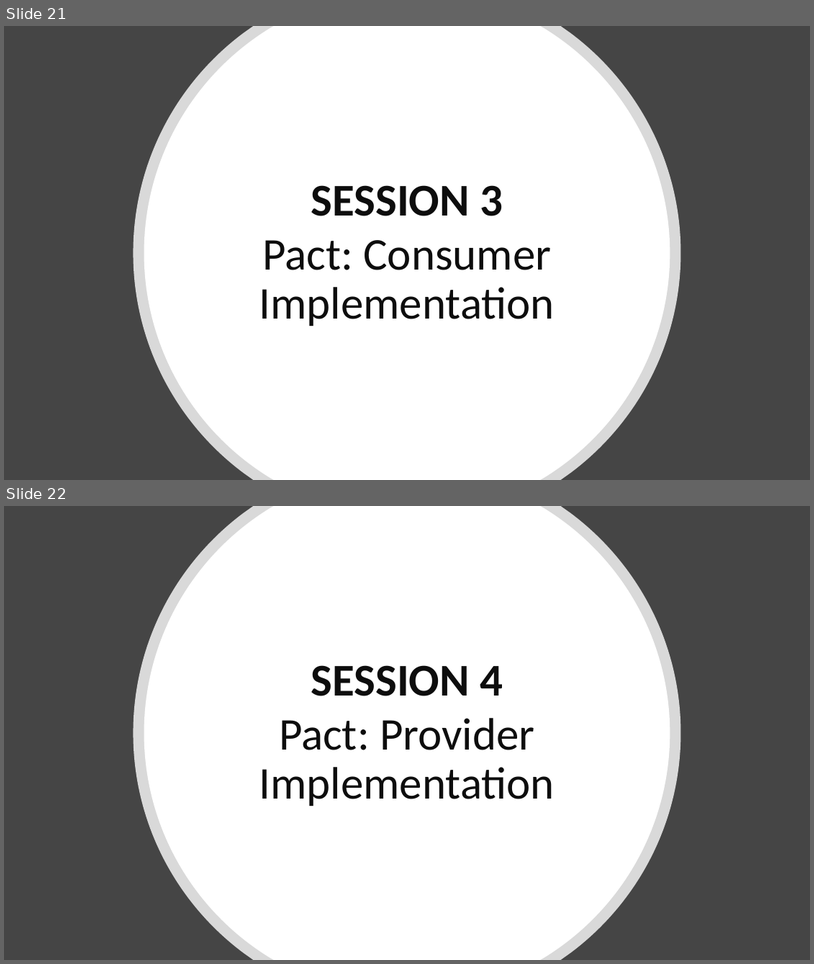
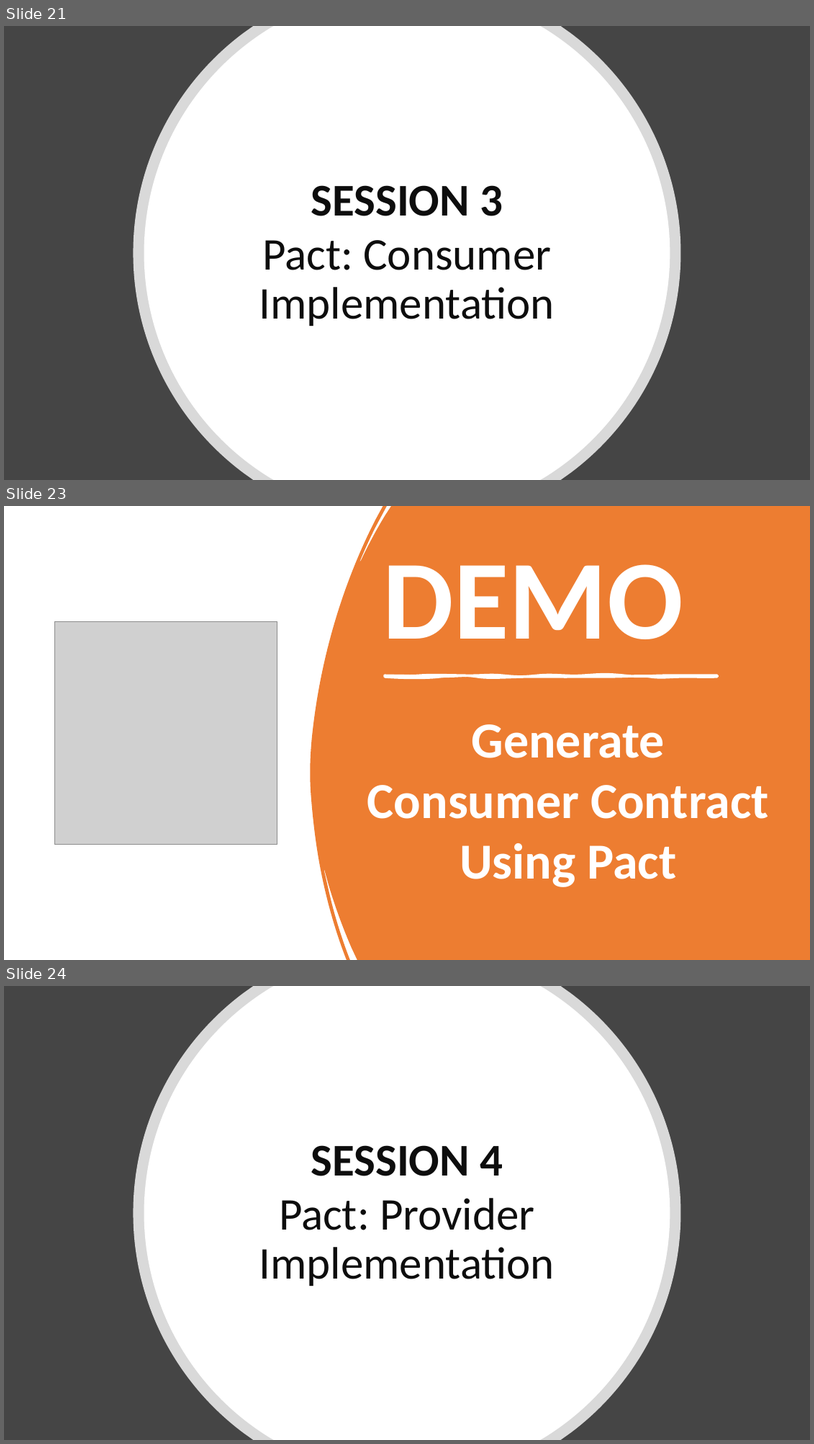
Before and after one commit to Kiranmoy/SpringBootRestService, a slide deck: setup-guide/Hands-on Pact.pptx. Shown one above the other, each under a label of ours: slides 21 and 22 before the commit, slides 21, 23 and 24 after it; the slides between them are not shown. The pictures are 814x964 and 814x1444 pixels, drawn with LibreOffice and Linux fonts; fonts in the diff are those of the drawing; grey boxes stand for pictures. Boxes give left, top, right and bottom in pixels: in the first picture for what was removed or moved away, otherwise in the second. Text is boxed around its words. In the diff, an @@ line names an element or a change of style, - is before the commit and + after.

```diff
--- a/setup-guide/Hands-on Pact.pptx
+++ b/setup-guide/Hands-on Pact.pptx
@@ slide 23 added at (4, 506, 810, 960), background #FFFFFF @@
@@ freeform shape added at (310, 506, 810, 960), fill #ED7D31 @@
@@ title added at (383, 564, 684, 639), 134 pt, text #FFFFFF, bold @@
+DEMO
@@ picture added at (55, 621, 278, 844) @@
@@ freeform shape added at (385, 675, 718, 677), fill #FFFFFF, outline #FFFFFF 3 pt @@
@@ text added at (368, 724, 769, 887), 60 pt, text #FFFFFF, bold @@
+Generate
+Consumer Contract
+Using Pact
@@ what was slide 22 is now slide 24 @@
```
Also in this commit, not shown: 3 slides changed, 3 other slides added.
